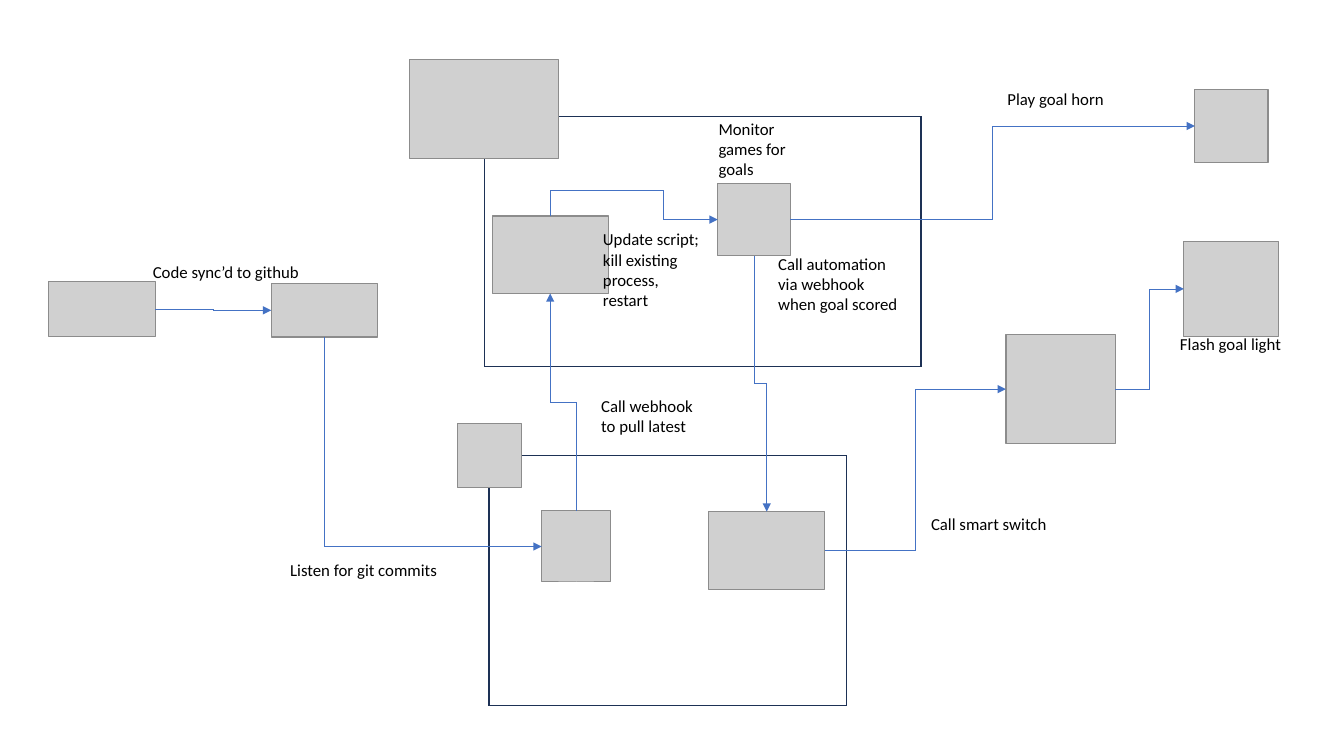
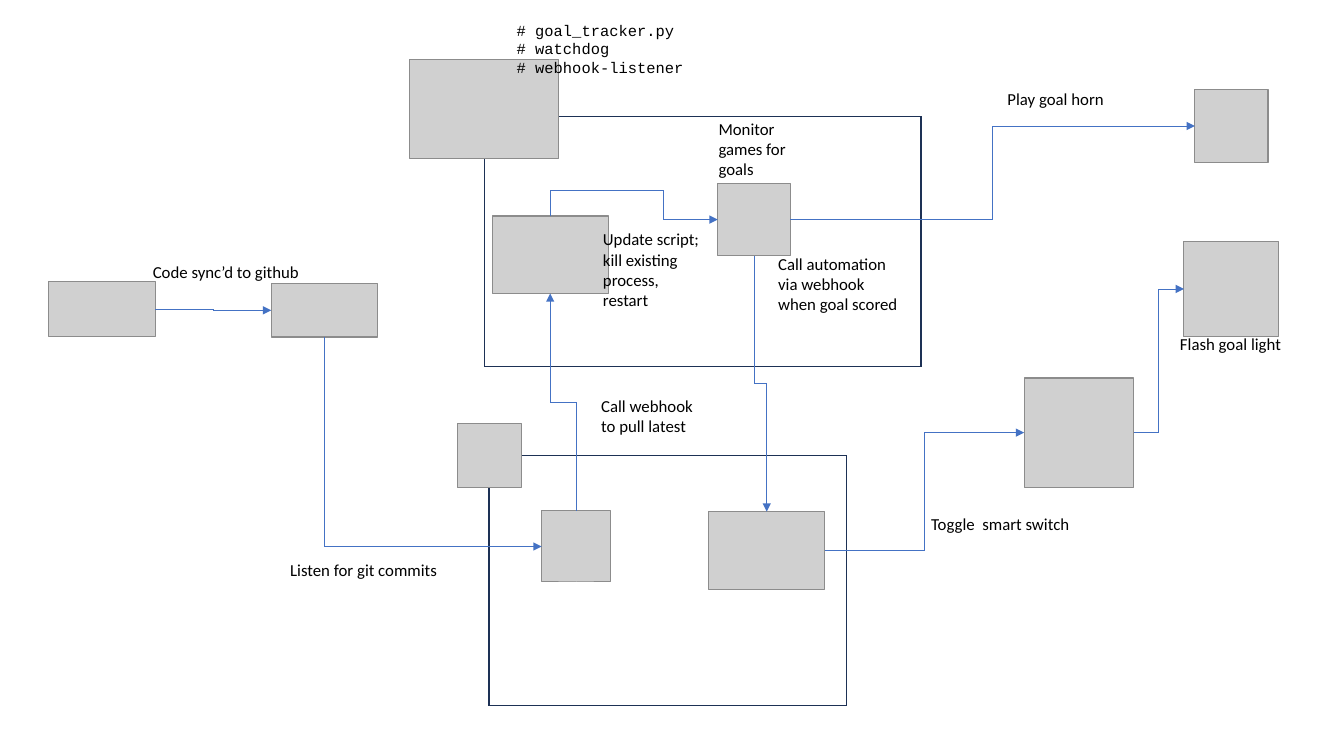
Before and after one commit to gitHubUser82892/leafs-goal-light, a slide deck: slide 2 of Flow diagram.pptx. Drawn at 1344x756 pixels with LibreOffice and Linux fonts; fonts in the diff are those of the drawing; grey boxes stand for pictures. Boxes give left, top, right and bottom in pixels: in the first picture for what was removed or moved away, otherwise in the second. Text is boxed around its words. In the diff, an @@ line names an element or a change of style, - is before the commit and + after.

```diff
--- a/Flow diagram.pptx
+++ b/Flow diagram.pptx
@@ text added at [535,25,683,77], 11 pt, text #000000 @@
+# goal_tracker.py
+# watchdog
+# webhook-listener
@@ elbow arrow moved from (1116, 389) - (1185, 289) to (1134, 433) - (1185, 289) @@
@@ picture: place and size @@
-picture at [1006,335,1116,445]
+picture at [1024,378,1134,488]
@@ elbow arrow moved from (825, 551) - (1006, 389) to (825, 551) - (1024, 433) @@
@@ text at [931,518,1070,533]: text changed @@
-Call smart switch
+Toggle smart switch
```
Also in this commit, not shown: 1 other file.
